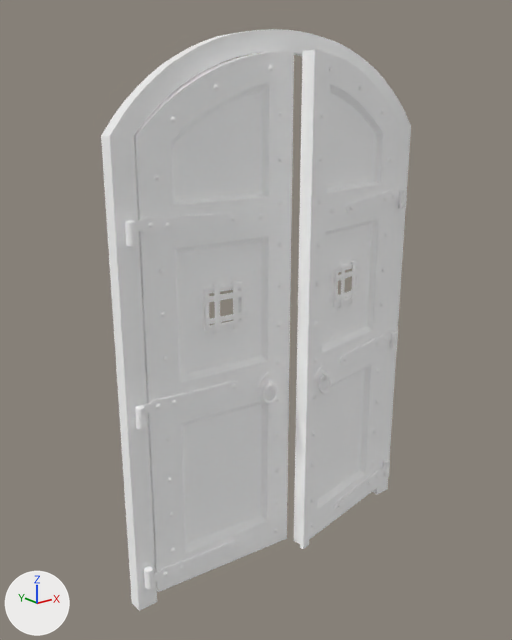
One commit to the glTF model client/public/models/porte.glb: the scene before it, then after it.
Both versions are drawn from a 50 mm lens placed at (-2.54, -2.88, 2.61), pointed at (-0.19, 0.06, 1.43). The lights are fixed; the arrows at lower left show +X, +Y and +Z.

Objects in the first picture: 'large_castle_door_frame', 'large_castle_door_left', 'large_castle_door_right'.
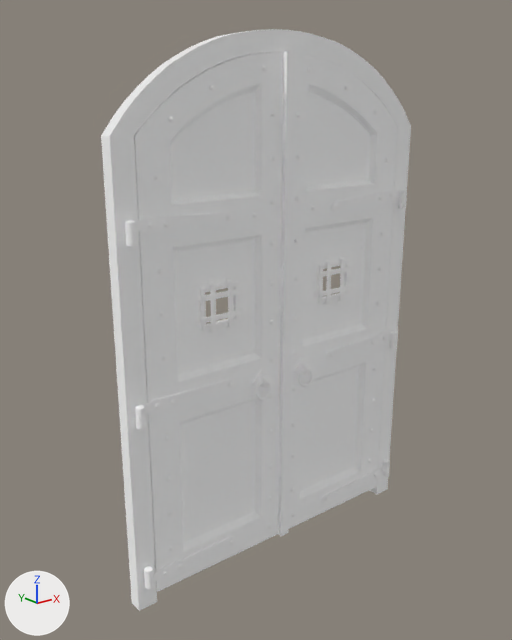
What changed in the scene script:
```text
Change ob_large_castle_door_right:
    ob_large_castle_door_right.rotation_euler: (0.0, 0.0, 0.193) -> (0.0, 0.0, 0.00214)  # degrees (0, 0, 11) -> degrees (0, 0, 0.1)
Change ob_large_castle_door_left:
    ob_large_castle_door_left.rotation_euler: (0.0, 0.0, -0.0742) -> (0.0, 0.0, -0.000824)  # degrees (0, 0, -4.3) -> degrees (0, 0, -0)
```

Pixel boxes [x1, y1, x2, y2] of what changed, in the pictures (512 x 640 px):
'large_castle_door_left', turned: before [125, 51, 294, 592]; after [125, 52, 283, 592]
'large_castle_door_right', turned: before [294, 50, 407, 549]; after [278, 51, 407, 536]
